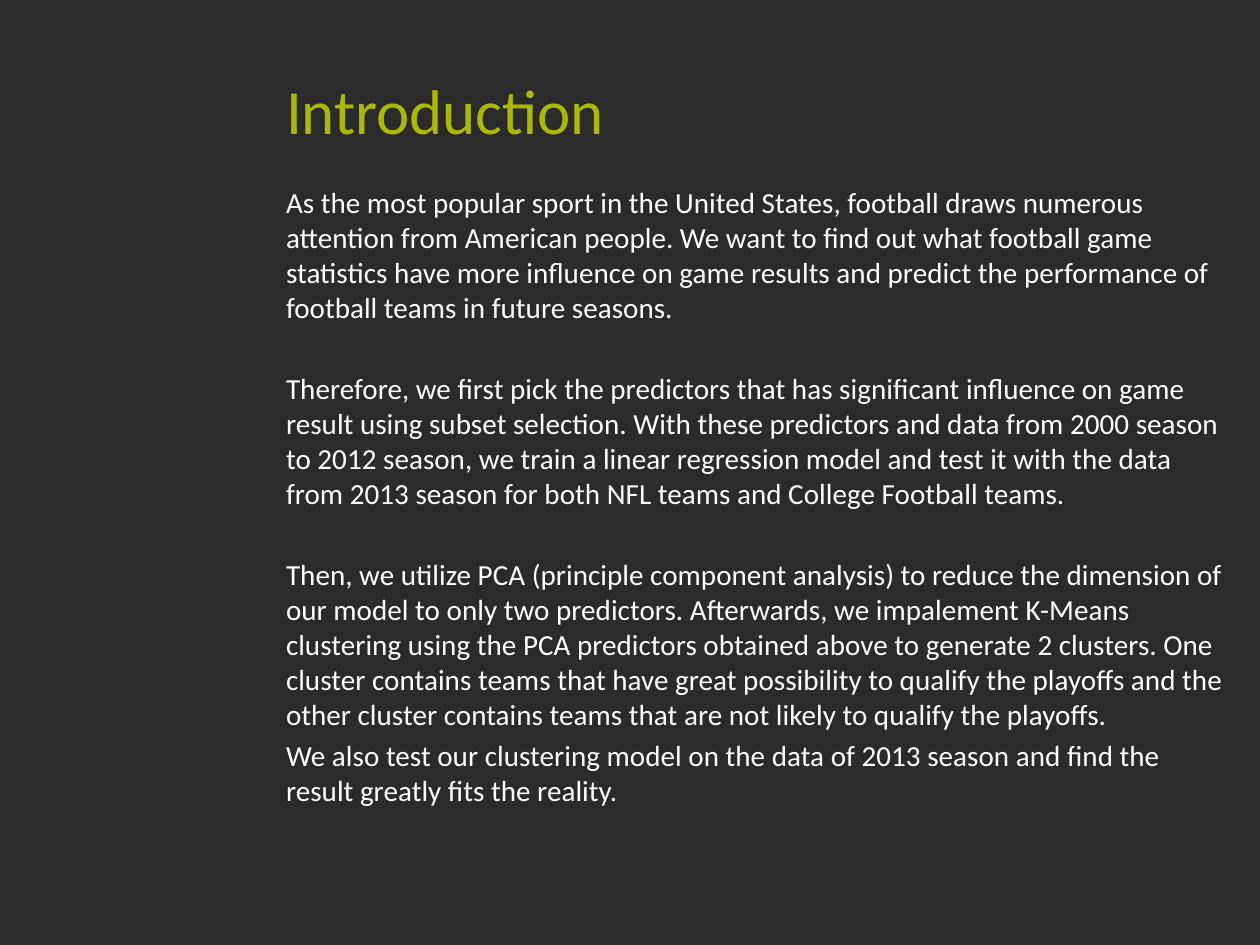
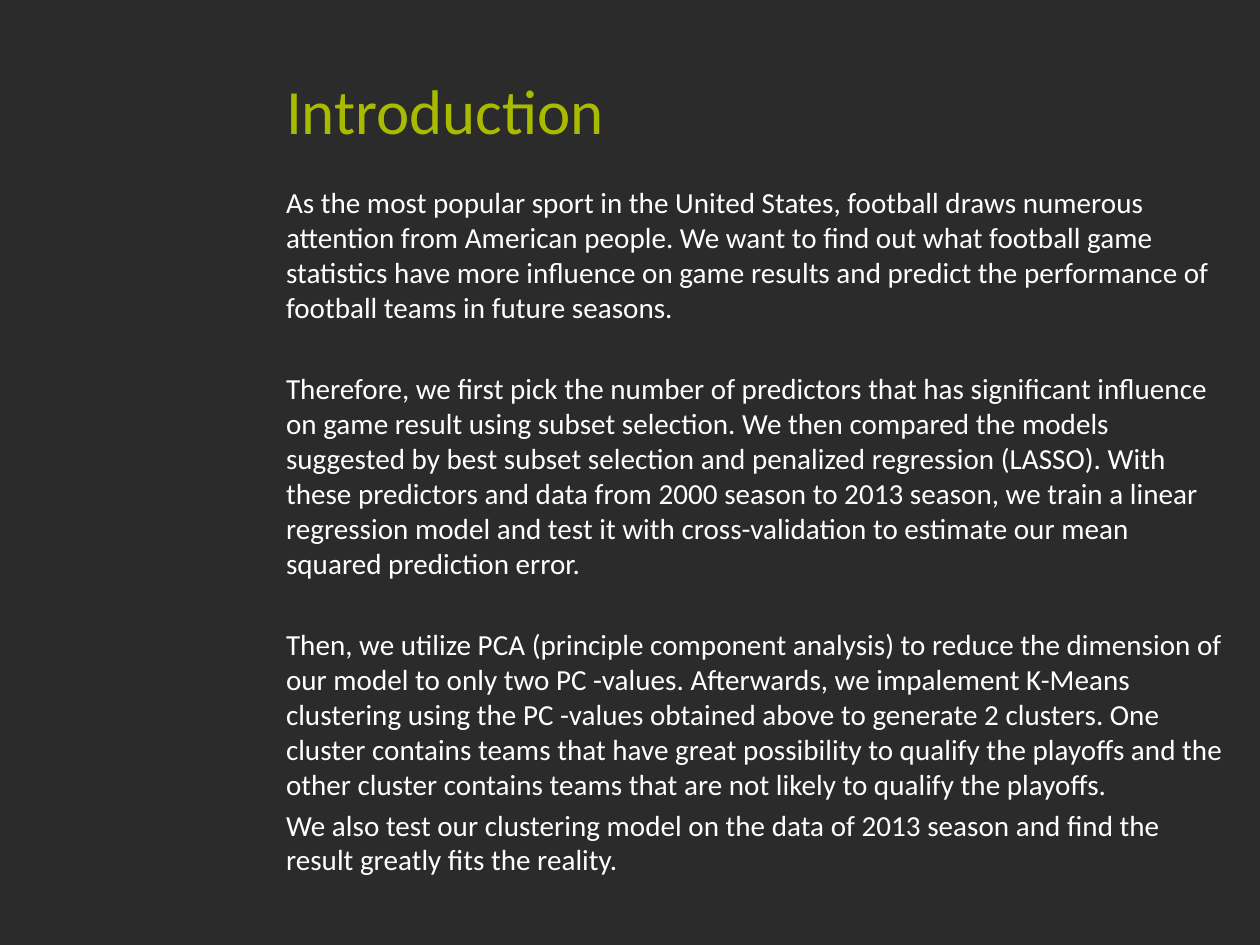
Before and after one commit to Carolina-Data-Challenge/Smells-Like-Team-Spirit, a slide deck: slide 3 of Results/Result Presentation.pptx. Drawn at 1260x945 pixels with LibreOffice and Linux fonts; fonts in the diff are those of the drawing; background and template pictures are left out; a plain dark background stands for a picture behind light text. Boxes give left, top, right and bottom in pixels: in the first picture for what was removed or moved away, otherwise in the second. Text is boxed around its words. In the diff, an @@ line names an element or a change of style, - is before the commit and + after.

```diff
--- a/Results/Result Presentation.pptx
+++ b/Results/Result Presentation.pptx
@@ text at (286, 379, 1222, 800): text changed @@
-Therefore, we first pick the predictors that has significant influence on game result using subset selection. With these predictors and data from 2000 season to 2012 season, we train a linear regression model and test it with the data from 2013 season for both NFL teams and College Football teams.
-Then, we utilize PCA (principle component analysis) to reduce the dimension of our model to only two predictors. Afterwards, we impalement K-Means clustering using the PCA predictors obtained above to generate 2 clusters. One cluster contains teams that have great possibility to qualify the playoffs and the other cluster contains teams that are not likely to qualify the playoffs.
+Therefore, we first pick the number of predictors that has significant influence on game result using subset selection. We then compared the models suggested by best subset selection and penalized regression (LASSO). With these predictors and data from 2000 season to 2013 season, we train a linear regression model and test it with cross-validation to estimate our mean squared prediction error.
+Then, we utilize PCA (principle component analysis) to reduce the dimension of our model to only two PC -values. Afterwards, we impalement K-Means clustering using the PC -values obtained above to generate 2 clusters. One cluster contains teams that have great possibility to qualify the playoffs and the other cluster contains teams that are not likely to qualify the playoffs.
```
Also in this commit, not shown: 2 other slides changed, 3 slides added, 6 other files.
